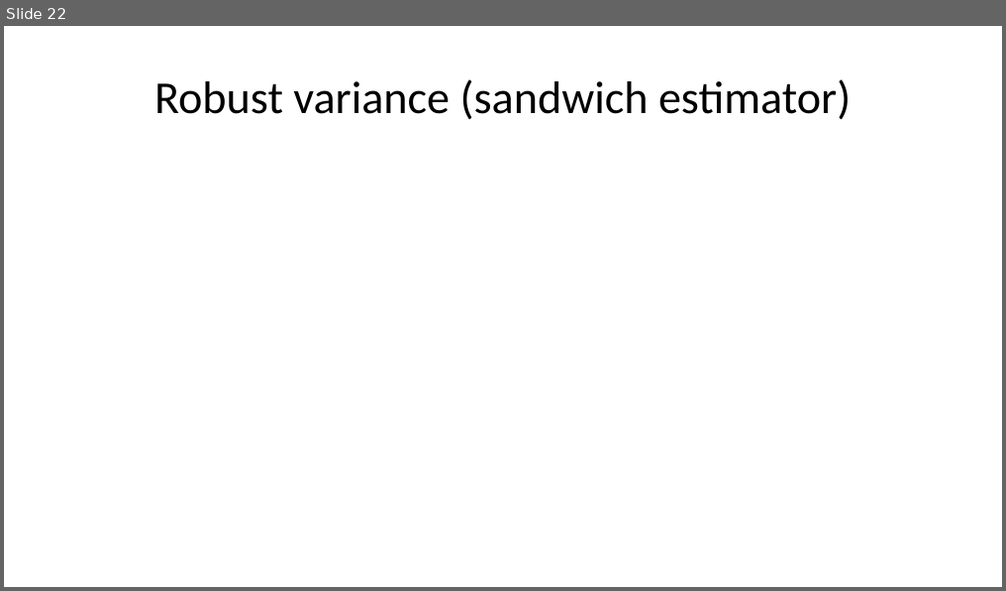
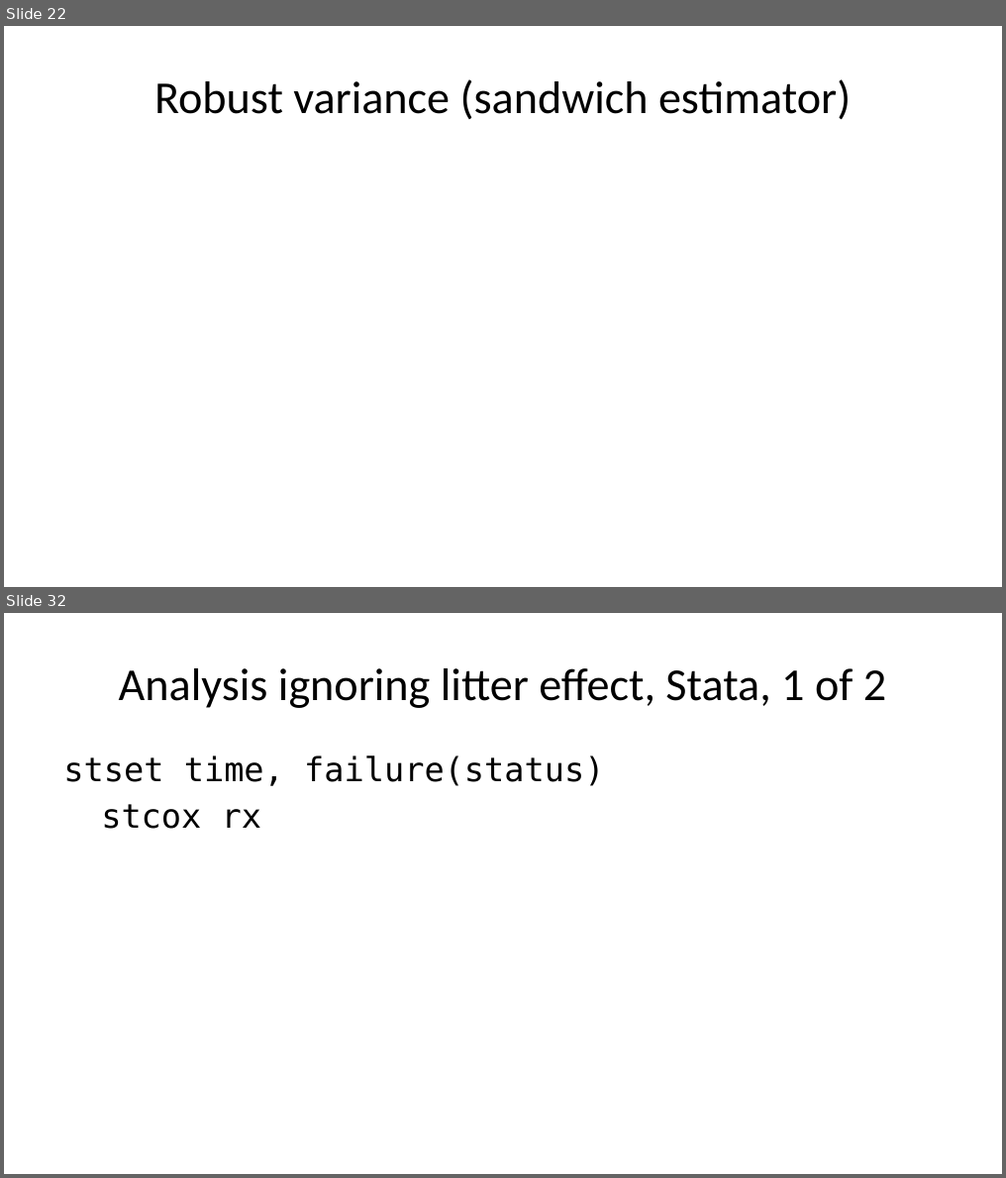
Before and after one commit to pmean/talks, a slide deck: frailty/frailty.pptx. Shown one above the other, each under a label of ours: slide 22 before the commit, slides 22 and 32 after it; the slides between them are not shown. The pictures are 1006x591 and 1006x1178 pixels, drawn with LibreOffice and Linux fonts; fonts in the diff are those of the drawing. Boxes give left, top, right and bottom in pixels: in the first picture for what was removed or moved away, otherwise in the second. Text is boxed around its words. In the diff, an @@ line names an element or a change of style, - is before the commit and + after.

Commit message:
Added SAS, Stata, R code to frailty

```diff
--- a/frailty/frailty.pptx
+++ b/frailty/frailty.pptx
@@ slide 32 added at box(4, 613, 1002, 1174), background #FFFFFF @@
@@ title added at box(119, 668, 886, 708), 33 pt, text #000000 @@
+Analysis ignoring litter effect, Stata, 1 of 2
@@ text added at box(63, 756, 604, 829), 24 pt, text #000000 @@
+stset time, failure(status)
+stcox rx
```
Also in this commit, not shown: 27 other slides added, 14 other files.
